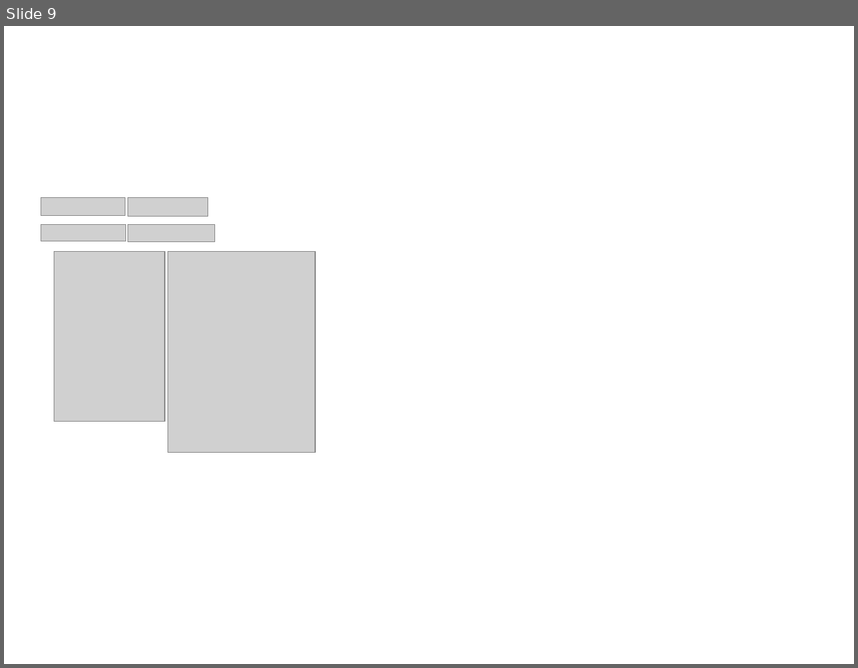
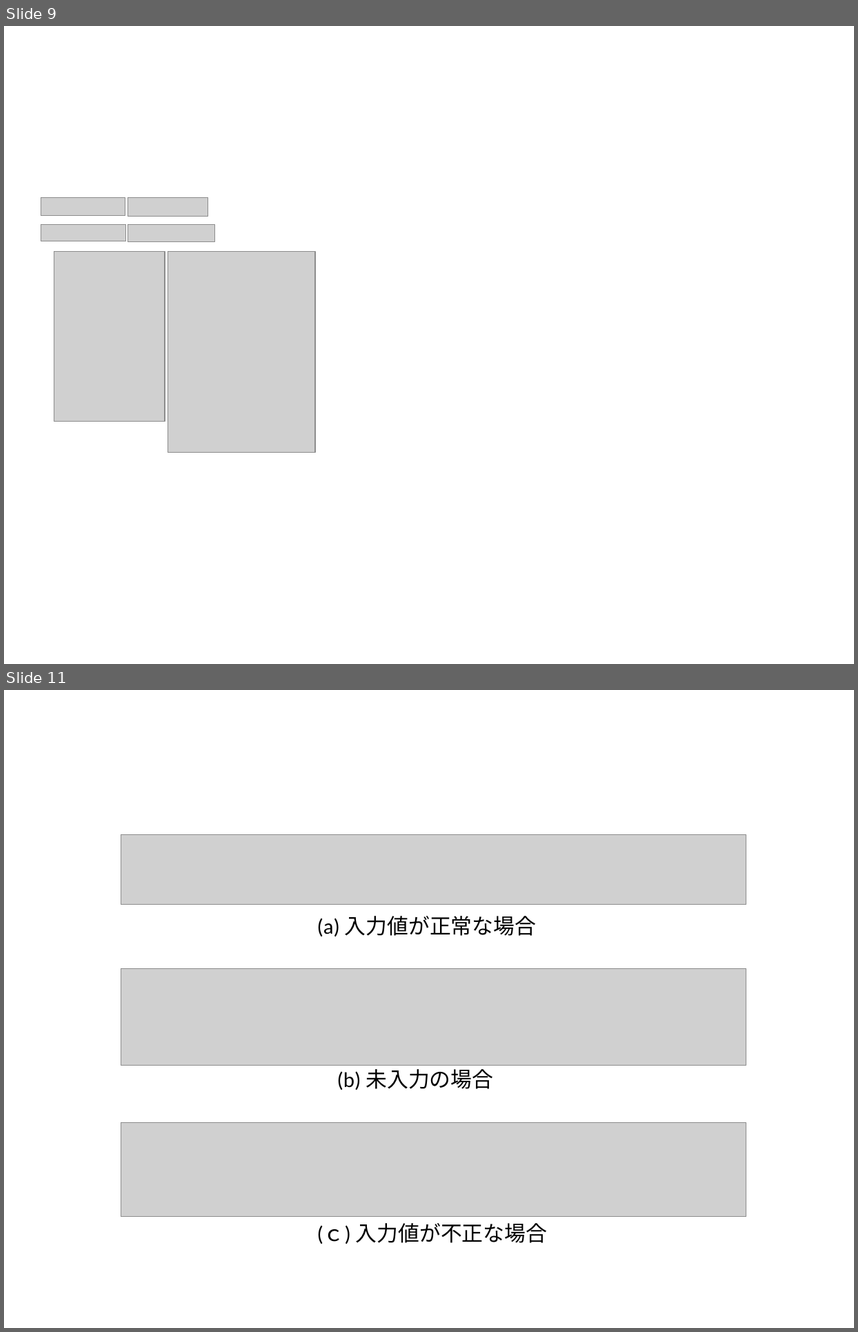
Before and after one commit to kotaro0717/Report-Management, a slide deck: PowerPoint/report_hokada.pptx. Shown one above the other, each under a label of ours: slide 9 before the commit, slides 9 and 11 after it; the slides between them are not shown. The pictures are 858x668 and 858x1332 pixels, drawn with LibreOffice and Linux fonts; fonts in the diff are those of the drawing; grey boxes stand for pictures. Boxes give left, top, right and bottom in pixels: in the first picture for what was removed or moved away, otherwise in the second. Text is boxed around its words. In the diff, an @@ line names an element or a change of style, - is before the commit and + after.

```diff
--- a/PowerPoint/report_hokada.pptx
+++ b/PowerPoint/report_hokada.pptx
@@ slide 11 added at (x1=4, y1=690, x2=854, y2=1328), background #FFFFFF @@
@@ picture added at (x1=121, y1=834, x2=746, y2=904) @@
@@ text added at (x1=317, y1=916, x2=536, y2=936), 18 pt, text #000000 @@
+(a) 入力値が正常な場合
@@ picture added at (x1=121, y1=969, x2=746, y2=1065) @@
@@ text added at (x1=337, y1=1065, x2=493, y2=1090), 18 pt, text #000000 @@
+(b) 未入力の場合
@@ picture added at (x1=121, y1=1123, x2=746, y2=1216) @@
@@ text added at (x1=317, y1=1223, x2=547, y2=1243), 18 pt, text #000000 @@
+(ｃ) 入力値が不正な場合
```
Also in this commit, not shown: 5 other slides added, 1 other file.
